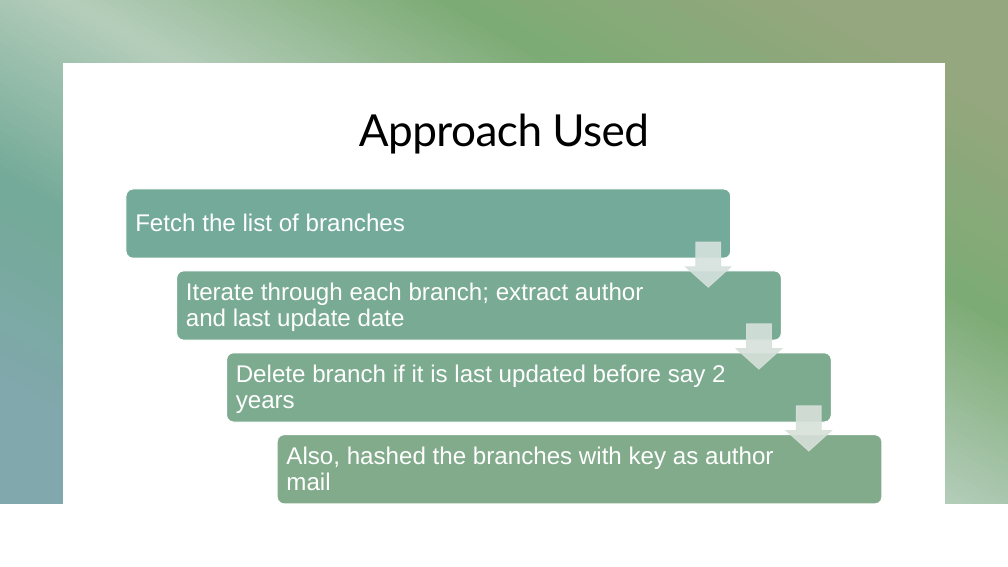
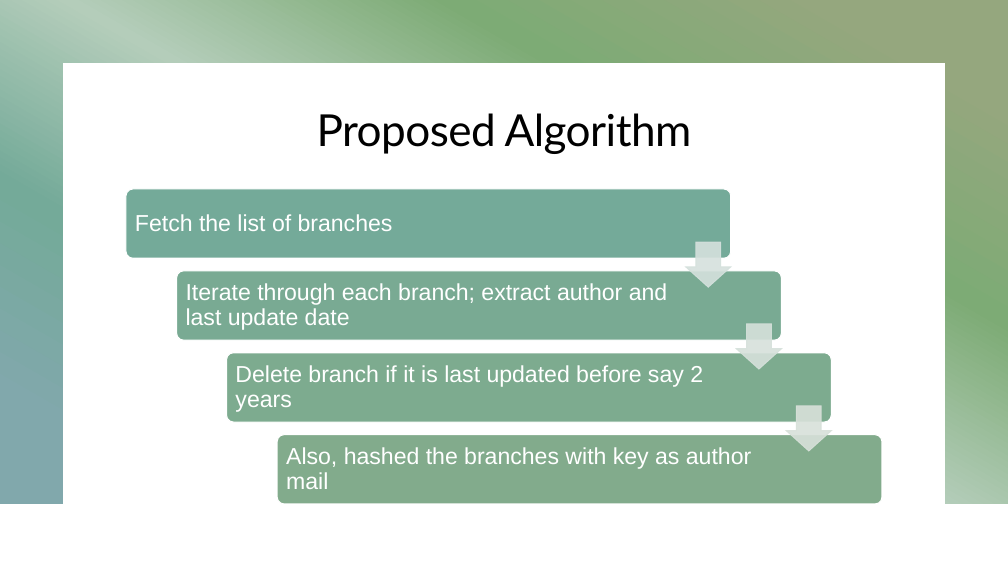
Before and after one commit to rashigupta01/project-presentation, a slide deck: slide 6 of Project Presentation.pptx. Drawn at 1008x567 pixels with LibreOffice and Linux fonts; fonts in the diff are those of the drawing. Boxes give left, top, right and bottom in pixels: in the first picture for what was removed or moved away, otherwise in the second. Text is boxed around its words. In the diff, an @@ line names an element or a change of style, - is before the commit and + after.

```diff
--- a/Project Presentation.pptx
+++ b/Project Presentation.pptx
@@ title at <box>317,113,692,154</box>: text changed @@
-Approach Used
+Proposed Algorithm
@@ size 23 to 22 pt in 4 elements at <box>135,214,393,231</box>, <box>186,283,667,330</box>, <box>235,365,703,412</box>, <box>286,447,751,489</box> @@
```
Also in this commit, not shown: 4 other slides changed.
